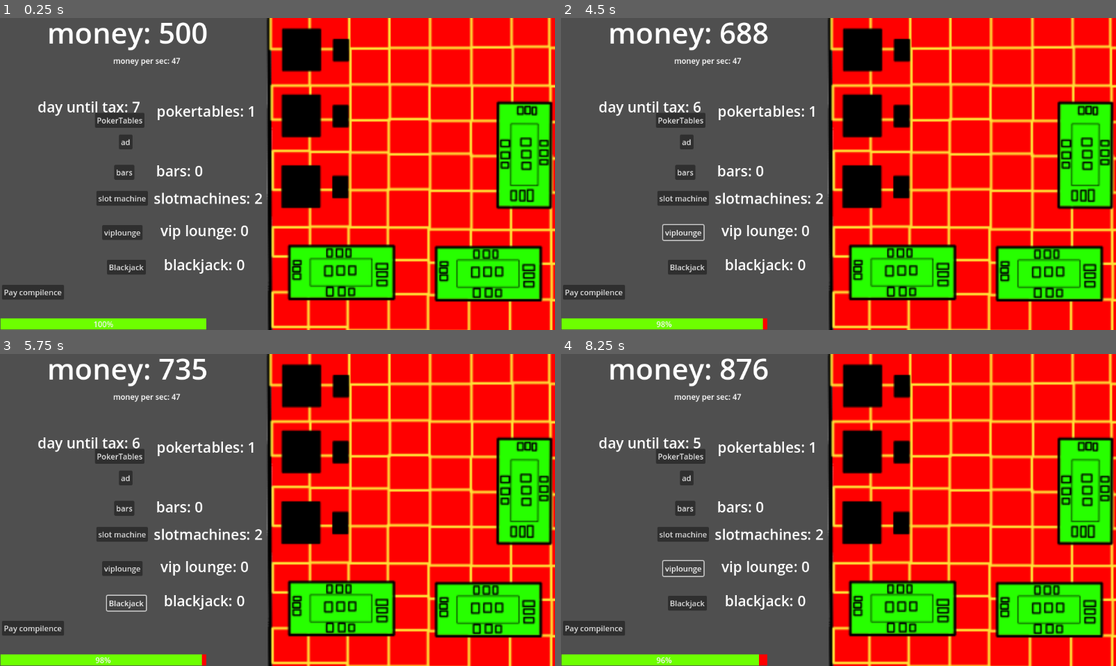
Above: before the commit, frames 1-4 (two rows, left to right).
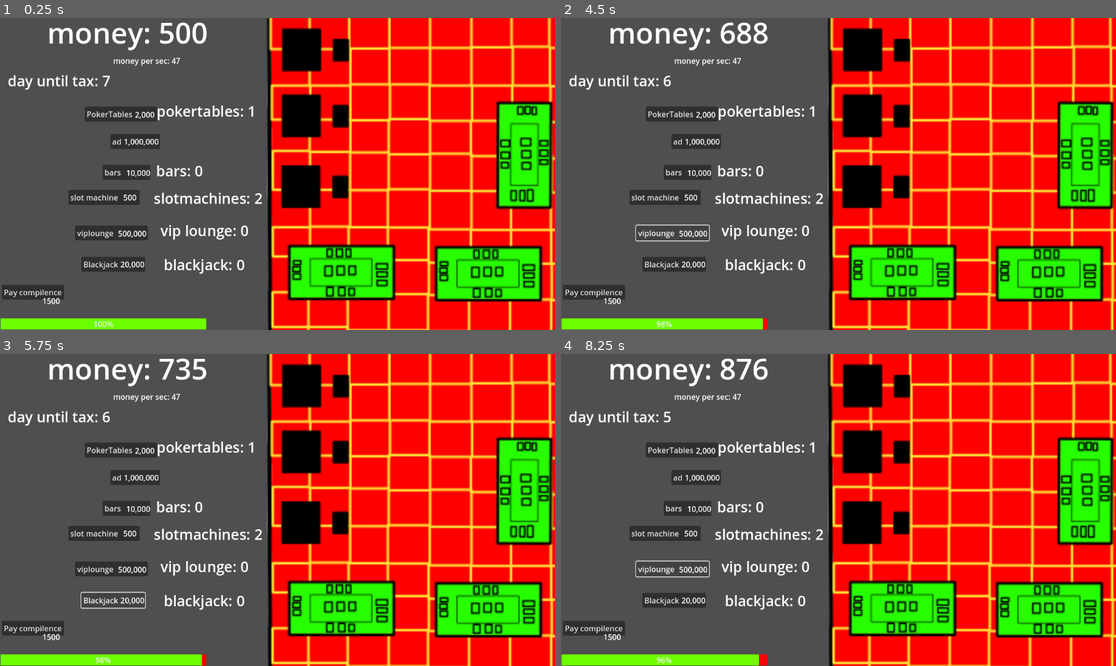
Above: after the commit, the same moments.

Repository: newdevtoo/you-are-the-casino
Game: Godot game, scene res://scenes/playing/playing.tscn
Same seed, same stepped clock (60 frames per second), same inputs: the game is played once before the commit and once after it. The project has no main scene, so this scene is started directly.
Inputs:
- Up to frame 1 (0.25 s): no input
- Up to frame 2 (4.5 s): click "slot machine" at 0.5 s; click "ad" at 1.25 s; click "Pay compilence" at 2 s; click "PokerTables" at 2.75 s; click "bars" at 3.5 s; click "viplounge" at 4.25 s
- Up to frame 3 (5.75 s): click "Blackjack" at 5 s
- Up to frame 4 (8.25 s): click "slot machine" at 5.75 s; click "PokerTables" at 6.5 s; click "bars" at 7.25 s; click "viplounge" at 8 s

The runs differ from the first frame. In frame 1, 2.9% of the frame differs, in the area x 1-29%, y 18-92%; in frame 2, 2.9%; in frame 3, 2.8%; in frame 4, 2.9%.

Commit message:
did some changes

Diff:
--- a/you-are-the-casino/scenes/playing/playing.gd
+++ b/you-are-the-casino/scenes/playing/playing.gd
@@ -22,6 +22,8 @@
 @onready var notilabel: Label = $notifications/notilabel
 @onready var notitimer: Timer = $timers/notitimer
 @onready var blackjack: Label = $labels/blackjack
+@onready var compilence_cost: Label = $"labels/costs/compilence cost"
+var cost = Gamemanager.total_buildings * 500
 
 
 func _process(delta: float) -> void:
@@ -33,8 +35,10 @@
 	license.value = Gamemanager.license
 	day.text = "day until tax: " + str(Gamemanager.day_until_tax)
 	blackjack.text = "blackjack: " + str(Gamemanager.blackjack)
+	compilence_cost.text = str(cost)
+	cost = Gamemanager.total_buildings * 500
 	if Gamemanager.license < 1:
-		print("license " + str(Gamemanager.license))
+		print(str(Gamemanager.money) + " " + str(Gamemanager.tax))
 		hide()
 
 
@@ -67,6 +71,7 @@
 		Gamemanager.total_buildings += 1
 		label.text = "money: " + str(Gamemanager.money)
 
+
 func _on_bars_pressed() -> void:
 	if Gamemanager.money > 9999 and Gamemanager.bar < 1:
 		Gamemanager.money -= 10000
@@ -105,8 +110,9 @@
 
 
 func _on_paycompilence_pressed() -> void:
-	if Gamemanager.money >= 1000:
-		Gamemanager.money -= 1000
+
+	if Gamemanager.money >= cost:
+		Gamemanager.money -= cost
 		Gamemanager.license += 20
 
 
@@ -175,13 +181,14 @@
 
 
 func _on_daytimer_timeout() -> void:
-	Gamemanager.tax = Gamemanager.total_buildings *100
+	Gamemanager.tax = Gamemanager.total_buildings * 100
 	Gamemanager.current_day += 1
 	Gamemanager.day_until_tax -= 1
 	if Gamemanager.current_day == 7:
 		notifications.hide()
 		if Gamemanager.money < Gamemanager.tax:
-			Gamemanager.license -= 100
+			Gamemanager.license -= 50
+			Gamemanager.day_until_tax = 7
 
 		else:
 			Gamemanager.money -= Gamemanager.tax
--- a/you-are-the-casino/scenes/playing/playing.tscn
+++ b/you-are-the-casino/scenes/playing/playing.tscn
@@ -57,10 +57,10 @@
 text = "pokertables: 1"
 
 [node name="day" type="Label" parent="labels"]
-offset_left = 78.0
-offset_top = 163.0
-offset_right = 218.0
-offset_bottom = 205.0
+offset_left = 16.0
+offset_top = 109.0
+offset_right = 229.0
+offset_bottom = 151.0
 theme_override_font_sizes/font_size = 30
 text = "day until tax: 0"
 
@@ -88,6 +88,32 @@
 theme_override_font_sizes/font_size = 30
 text = "blackjack: 0"
 
+[node name="costs" type="Node2D" parent="labels"]
+
+[node name="compilence cost" type="Label" parent="labels/costs"]
+z_index = 1
+offset_left = 88.0
+offset_top = 576.0
+offset_right = 128.0
+offset_bottom = 599.0
+text = "1500"
+
+[node name="okercost" type="Label" parent="labels/costs"]
+z_index = 1
+offset_left = 280.0
+offset_top = 189.0
+offset_right = 321.0
+offset_bottom = 212.0
+text = "2,000"
+
+[node name="slotmac" type="Label" parent="labels/costs"]
+z_index = 1
+offset_left = 256.0
+offset_top = 361.0
+offset_right = 284.0
+offset_bottom = 384.0
+text = "500"
+
 [node name="timers" type="Node2D" parent="."]
 
 [node name="addmoney" type="Timer" parent="timers"]
@@ -114,8 +140,8 @@
 [node name="eventtimer" type="Timer" parent="timers"]
 autostart = true
 script = ExtResource("3_b21gc")
-min_wait_time = 130.0
-max_wait_time = 200.0
+min_wait_time = 70.0
+max_wait_time = 90.0
 metadata/_custom_type_script = "uid://b8jyj5p856yap"
 
 [node name="protest" type="Timer" parent="timers"]
@@ -127,39 +153,68 @@
 [node name="buttons" type="Node2D" parent="."]
 
 [node name="slotmac" type="Button" parent="buttons"]
-offset_left = 200.0
-offset_top = 359.0
-offset_right = 307.0
-offset_bottom = 390.0
+offset_left = 142.0
+offset_top = 357.0
+offset_right = 290.0
+offset_bottom = 388.0
 text = "slot machine"
+alignment = 0
 
 [node name="pokertable" type="Button" parent="buttons"]
-offset_left = 197.0
-offset_top = 197.0
-offset_right = 300.0
-offset_bottom = 228.0
+offset_left = 176.0
+offset_top = 184.0
+offset_right = 326.0
+offset_bottom = 215.0
 text = "PokerTables"
+alignment = 0
 
 [node name="bars" type="Button" parent="buttons"]
-offset_left = 237.0
+offset_left = 213.0
 offset_top = 305.0
-offset_right = 279.0
+offset_right = 312.0
 offset_bottom = 336.0
 text = "bars"
+alignment = 0
+
+[node name="barcost" type="Label" parent="buttons/bars"]
+z_index = 1
+offset_left = 49.0
+offset_top = 5.0
+offset_right = 99.0
+offset_bottom = 28.0
+text = "10,000"
 
 [node name="viplounge" type="Button" parent="buttons"]
-offset_left = 212.0
-offset_top = 430.0
-offset_right = 296.0
-offset_bottom = 461.0
+offset_left = 156.0
+offset_top = 431.0
+offset_right = 307.0
+offset_bottom = 462.0
 text = "viplounge"
+alignment = 0
+
+[node name="vip" type="Label" parent="buttons/viplounge"]
+z_index = 1
+offset_left = 89.0
+offset_top = 5.0
+offset_right = 149.0
+offset_bottom = 28.0
+text = "500,000"
 
 [node name="ad" type="Button" parent="buttons"]
-offset_left = 247.0
-offset_top = 242.0
-offset_right = 275.0
-offset_bottom = 273.0
+offset_left = 229.0
+offset_top = 241.0
+offset_right = 332.0
+offset_bottom = 272.0
 text = "ad"
+alignment = 0
+
+[node name="ad" type="Label" parent="buttons/ad"]
+z_index = 1
+offset_left = 28.0
+offset_top = 4.0
+offset_right = 101.0
+offset_bottom = 27.0
+text = "1,000,000"
 
 [node name="paycompilence" type="Button" parent="buttons"]
 offset_left = 4.0
@@ -169,11 +224,20 @@
 text = "Pay compilence"
 
 [node name="blackjack" type="Button" parent="buttons"]
-offset_left = 222.0
-offset_top = 502.0
-offset_right = 280.0
-offset_bottom = 533.0
+offset_left = 169.0
+offset_top = 496.0
+offset_right = 301.0
+offset_bottom = 527.0
 text = "Blackjack"
+alignment = 0
+
+[node name="blackack" type="Label" parent="buttons/blackjack"]
+z_index = 1
+offset_left = 81.0
+offset_top = 4.0
+offset_right = 154.0
+offset_bottom = 27.0
+text = "20,000"
 
 [node name="Button" type="Node2D" parent="."]
 position = Vector2(603, 246)
Not shown, added: you-are-the-casino/export_presets.cfg
